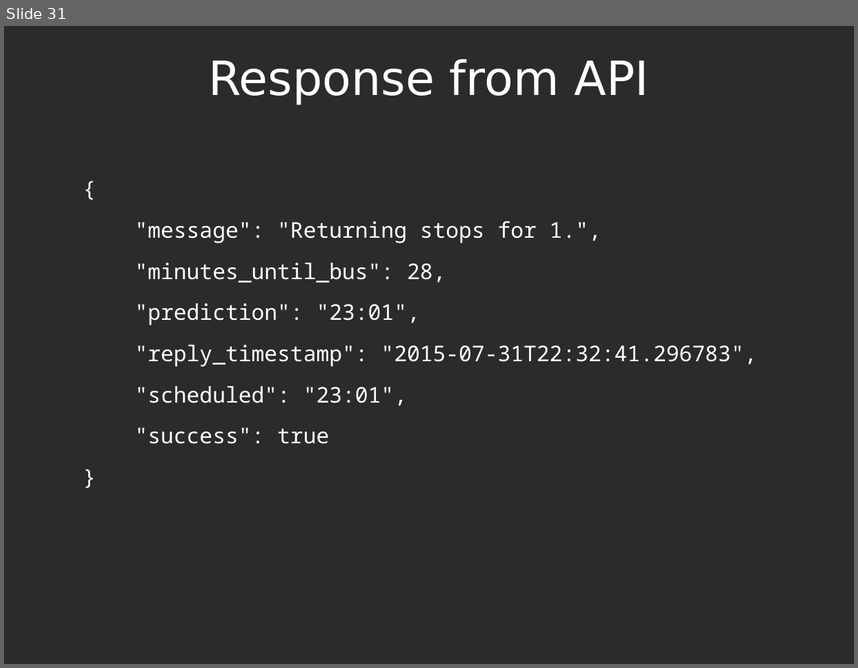
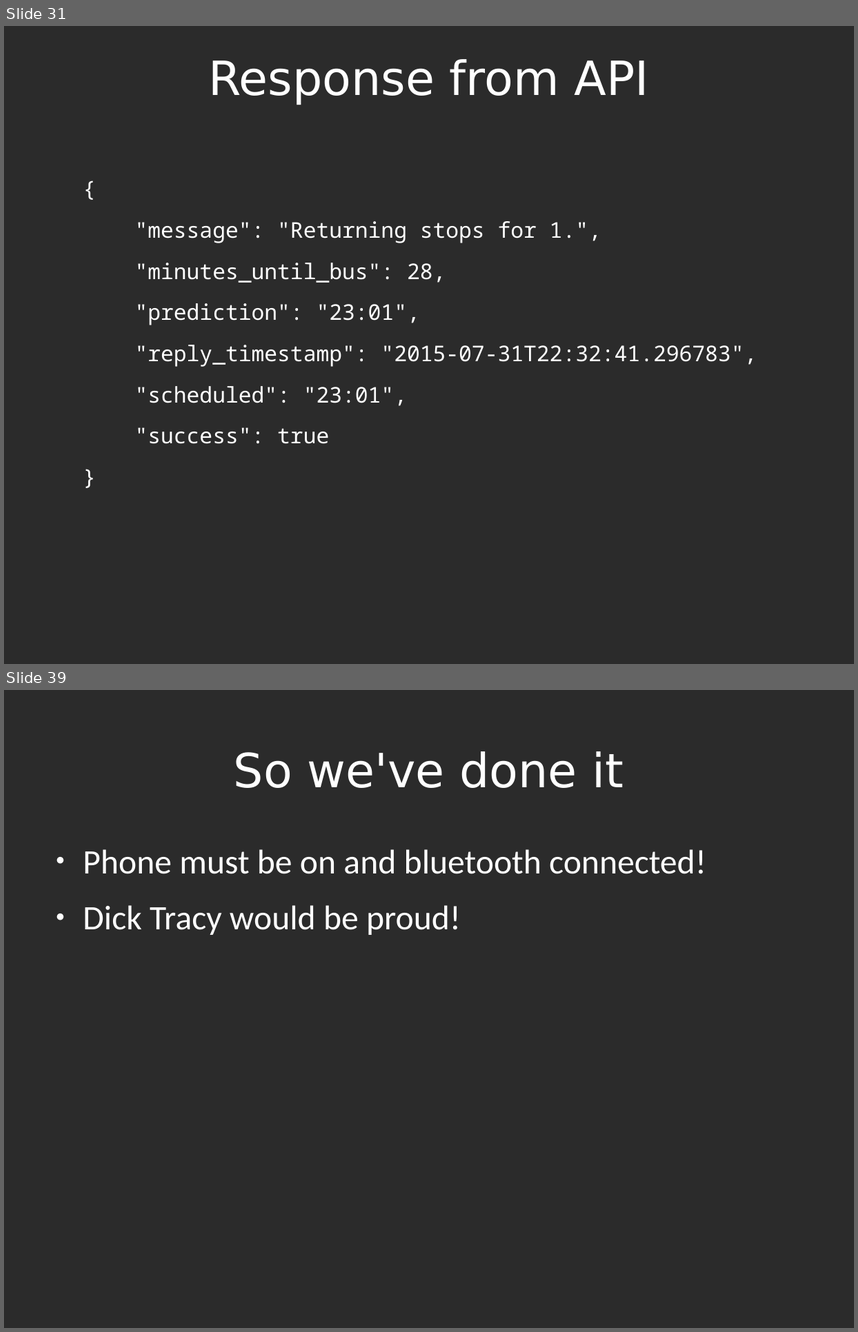
Before and after one commit to bormesh/buspebble, a slide deck: docs/pyohio talk.odp. Shown one above the other, each under a label of ours: slide 31 before the commit, slides 31 and 39 after it; the slides between them are not shown. The pictures are 858x668 and 858x1332 pixels, drawn with LibreOffice and Linux fonts; fonts in the diff are those of the drawing; background and template pictures are left out; a plain dark background stands for a picture behind light text. Boxes give left, top, right and bottom in pixels: in the first picture for what was removed or moved away, otherwise in the second. Text is boxed around its words. In the diff, an @@ line names an element or a change of style, - is before the commit and + after.

```diff
--- a/docs/pyohio talk.odp
+++ b/docs/pyohio talk.odp
@@ slide 39 added at (x1=4, y1=690, x2=854, y2=1328), background picture (left out) @@
@@ title added at (x1=234, y1=751, x2=624, y2=788), 44 pt, text #FFFFFF @@
+So we've done it
@@ text added at (x1=83, y1=849, x2=706, y2=935), 32 pt, text #FFFFFF @@
+● Phone must be on and bluetooth connected!
+● Dick Tracy would be proud!
```
Also in this commit, not shown: 2 slides changed, 7 other slides added, 5 slides removed.
